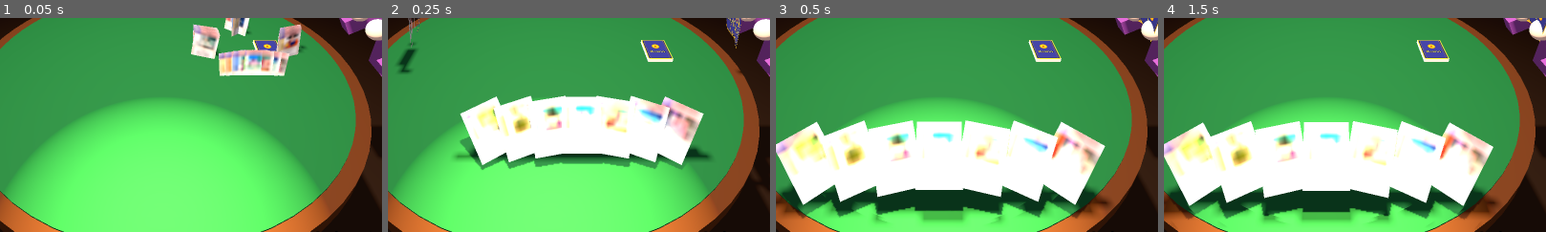
Above: before the commit, frames 1-4 (left to right).
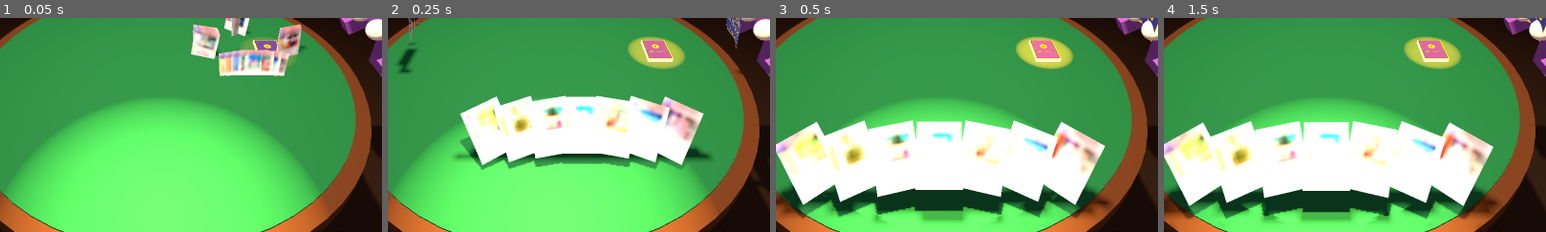
Above: after the commit, the same moments.

Repository: prenouil/DragonballRealms
Game: Godot game, scene res://scenes/main.tscn
Same seed, same stepped clock (60 frames per second), same inputs: the game is played once before the commit and once after it.
Inputs (mouse positions are % of the whole screen's width and height, from its top left):
- Up to frame 1 (0.05 s): no input
- Up to frame 2 (0.25 s): no input
- Up to frame 3 (0.5 s): no input
- Up to frame 4 (1.5 s): move the mouse to (72, 45) at 0.52 s; click (72, 45) at 0.67 s; tap Enter at 1.25 s; drag from (30, 55) to (45, 70) at 1.27 s
The pictures show only the part of the screen within x 29-79%, y 47-97%; the shares and areas given below are measured in that part.

The runs differ from the first frame. In frame 1, 0.6% of the frame differs, in the area x 63-78%, y 3-23%; in frame 2, 1.6%; in frame 3, 1.6%, in the area x 62-78%, y 8-25%; in frame 4, 1.6%.

Commit message:
Lumières orangées sur la pioche et la défausse à ton tour ; main rangée par glisser-déposer, carte piochée à droite
Co-Authored-By: Claude Opus 5.5 <noreply@anthropic.com>

Diff:
--- a/scripts/main.gd
+++ b/scripts/main.gd
@@ -31,6 +31,10 @@
 const HAND_SCALE_WAIT := 0.75   # ta main pendant que les autres jouent...
 const HAND_SCALE_TURN := 1.15   # ...quand c'est à toi
 const PICK_SCALE := 1.6         # carte choisie pour être défaussée (2e clic : défausser)
+const DRAG_THRESHOLD := 8.0      # pixels avant qu'un appui sur une carte de ta main devienne un glisser
+const ACTION_LIGHT_COLOR := Color(1.0, 0.3, 0.0)  # pioche et défausse quand c'est à toi de piocher
+const ACTION_LIGHT_ENERGY := 9.0
+const DISCARD_CENTER := Vector3(0, 0, -0.1)
 const LIGHT_FOLLOW_SPEED := 2.2  # plus c'est bas, plus la lumière de tour est en retard
 const LIGHT_ENERGY_BOT := 5.0    # lumière de tour sur un ordinateur...
 const LIGHT_ENERGY_HUMAN := 1.6  # ...et sur toi (plus douce : tes cartes sont dessous)
@@ -49,6 +53,8 @@
 var seats: Array[Node3D] = []
 var name_labels: Array[Label3D] = []
 var turn_light: SpotLight3D
+var deck_light: SpotLight3D
+var discard_light: SpotLight3D
 var deck_stack: MeshInstance3D
 var _light_pos := Vector3(0, 1.3, 0)
 var _light_goal := Vector3(0, 1.3, 0)
@@ -59,6 +65,13 @@
 var _hovered := -1
 var _selected: Array = []          # cartes choisies (BAB#25)
 var _pick := -1                    # carte de ta main choisie pour être défaussée
+var _hand_order: Array = []        # ordre de ta main (glisser-déposer ; carte piochée à droite)
+var _press_card := -1              # carte de ta main sous le bouton de la souris
+var _press_pos := Vector2.ZERO
+var _dragging := false
+var _drag_index := 0
+var _drag_point := Vector3.ZERO    # position de la carte tirée
+var _hand_spacing := CARD_W
 var _mode := ""                    # "", "baba_take", "baba_drop"
 var _discard_preview := {}         # carte de la main -> score si on la défausse
 var _messages: Array[String] = []
@@ -174,6 +187,24 @@
 	turn_light.visible = false
 	add_child(turn_light)
 
+	# À ton tour de piocher : deux lumières orangées sur la pioche et sur la défausse.
+	deck_light = _action_light(DECK_POS, 6.5)
+	discard_light = _action_light(DISCARD_CENTER, 15.0)
+
+
+func _action_light(target: Vector3, angle: float) -> SpotLight3D:
+	var light := SpotLight3D.new()
+	light.spot_range = 2.0
+	light.spot_angle = angle
+	light.spot_attenuation = 0.2
+	light.spot_angle_attenuation = 0.25  # bord net : une tache bien délimitée
+	light.light_energy = 0.0
+	light.light_color = ACTION_LIGHT_COLOR
+	light.visible = false
+	add_child(light)
+	light.look_at_from_position(target + Vector3(0, 1.1, 0.08), target)
+	return light
+
 
 # Vise le joueur actif : un ordinateur est éclairé avec ses cartes, toi ce sont tes cartes sur la table.
 func _aim_turn_light(p: int) -> void:
@@ -192,7 +223,21 @@
 		turn_light.visible = true
 
 
+# Les lumières de la pioche et de la défausse s'allument en douceur et pulsent légèrement.
+func _update_action_lights(delta: float) -> void:
+	var waiting := game != null and game.current == HUMAN and game.phase == "draw"
+	var pulse := 1.0 + 0.15 * sin(Time.get_ticks_msec() / 1000.0 * TAU * 0.6)
+	var on_deck := waiting and _mode == "" and not game.deck.is_empty()
+	var on_discard := waiting and (_mode == "" or _mode == "baba_take") and not game.discard.is_empty()
+	for pair in [[deck_light, on_deck], [discard_light, on_discard]]:
+		var light: SpotLight3D = pair[0]
+		var goal: float = ACTION_LIGHT_ENERGY * pulse if pair[1] else 0.0
+		light.light_energy = move_toward(light.light_energy, goal, delta * ACTION_LIGHT_ENERGY * 3.0)
+		light.visible = light.light_energy > 0.01
+
+
 func _process(delta: float) -> void:
+	_update_action_lights(delta)
 	if not turn_light.visible:
 		return
 	# La lumière traîne derrière le joueur actif et le rattrape.
@@ -491,17 +536,28 @@
 func _layout() -> void:
 	var placed := {}
 	var over := game.phase == "over"
-	# Main du joueur, triée par famille, en éventail face à la caméra.
+	# Main du joueur, dans l'ordre choisi (glisser-déposer), en éventail face à la caméra.
 	# Petite quand les autres jouent, plus grande quand c'est à toi ; la carte à défausser grandit encore.
-	var hand: Array = _sorted(game.hands[HUMAN])
+	var hand: Array = _human_order()
+	if _dragging and hand.has(_press_card):  # la carte tirée laisse sa place libre là où elle sera posée
+		hand.erase(_press_card)
+		hand.insert(_drag_index, _press_card)
 	var n := hand.size()
 	var big := _hand_big()
 	var s := HAND_SCALE_TURN if big else HAND_SCALE_WAIT
 	var hand_y := 0.15 if big else 0.11
+	_hand_spacing = CARD_W * 0.95 * s
 	for k in n:
 		var id: int = hand[k]
-		var x := (k - (n - 1) / 2.0) * (CARD_W * 0.95) * s
+		var x := (k - (n - 1) / 2.0) * _hand_spacing
 		var pos := Vector3(x, hand_y - absf(x) * 0.08, 0.58)
+		if _dragging and id == _press_card:
+			# Carte tirée : elle suit la souris, devant les autres.
+			pos = _drag_point
+			var b := Basis.looking_at(pos - CAMERA_POS, Vector3.UP).scaled_local(Vector3.ONE * s * 1.1)
+			_targets[id] = Transform3D(b, pos)
+			placed[id] = true
+			continue
 		var lift := 0.0
 		if id == _hovered and _hand_clickable():
 			lift = 0.03
@@ -579,6 +635,11 @@
 			continue
 		if not node.visible:
 			node.visible = true
+		if _dragging and id == _press_card:
+			_kill_tween(node)
+			node.transform = target
+			node.set_meta("target", target)
+			continue
 		_move(node, target, ACTION_MOVE if moved_zone else MOVE_TIME)
 
 
@@ -795,6 +856,71 @@
 func _on_card_input(id: int, event: InputEvent) -> void:
 	if not (event is InputEventMouseButton and event.pressed and event.button_index == MOUSE_BUTTON_LEFT):
 		return
+	if dialog_layer.get_child_count() > 0:
+		return
+	if game.hands[HUMAN].has(id):
+		# Carte de ta main : clic au relâchement, ou glisser-déposer si la souris bouge (voir _input).
+		_press_card = id
+		_press_pos = event.position
+		return
+	_click_card(id)
+
+
+# Ordre de ta main : celui que tu as choisi ; une carte qui arrive se place à droite.
+# Au début de la partie (main toute neuve), les cartes sont triées par famille.
+func _human_order() -> Array:
+	var hand: Array = game.hands[HUMAN]
+	var kept := _hand_order.filter(func(c): return hand.has(c))
+	if kept.is_empty():
+		_hand_order = _sorted(hand)
+	else:
+		_hand_order = kept
+		for c in hand:
+			if not _hand_order.has(c):
+				_hand_order.append(c)
+	return _hand_order.duplicate()
+
+
+# Glisser-déposer pour ranger ta main ; un appui-relâché sans bouger est un clic.
+func _input(event: InputEvent) -> void:
+	if _press_card < 0:
+		return
+	if event is InputEventMouseMotion:
+		if not _dragging and event.position.distance_to(_press_pos) > DRAG_THRESHOLD:
+			_dragging = true
+			_pick = -1
+			_drag_index = _human_order().find(_press_card)
+			zoom_panel.visible = false
+		if _dragging:
+			_update_drag(event.position)
+	elif event is InputEventMouseButton and event.button_index == MOUSE_BUTTON_LEFT and not event.pressed:
+		var id := _press_card
+		_press_card = -1
+		if _dragging:
+			_dragging = false
+			_hand_order.erase(id)
+			_hand_order.insert(_drag_index, id)
+			_layout()
+			_refresh_hud()
+		elif game.hands[HUMAN].has(id):
+			_click_card(id)
+		get_viewport().set_input_as_handled()
+
+
+func _update_drag(mouse: Vector2) -> void:
+	# Point de la souris au niveau de la main (plan vertical z = 0,58).
+	var from := camera.project_ray_origin(mouse)
+	var dir := camera.project_ray_normal(mouse)
+	var hit = Plane(Vector3.BACK, 0.58).intersects_ray(from, dir)
+	if hit == null:
+		return
+	_drag_point = hit - dir * 0.06  # sous la souris, un peu devant les autres cartes
+	var n: int = game.hands[HUMAN].size()
+	_drag_index = clampi(roundi(hit.x / _hand_spacing + (n - 1) / 2.0), 0, n - 1)
+	_layout()
+
+
+func _click_card(id: int) -> void:
 	if dialog_layer.get_child_count() > 0:
 		return
 	if choices.handles(id) and game.hands[HUMAN].has(id):
--- a/tests/screenshot.gd
+++ b/tests/screenshot.gd
@@ -59,9 +59,33 @@
 				_capture()
 		return false
 	_wait -= delta
+	if OS.has_environment("SHOT_DRAG"):
+		_drag(delta)
 	if _wait <= 0.0:
 		_capture()
 	return false
+
+
+# SHOT_DRAG=1 : après 1 s, tire la 1re carte de ta main vers la droite (la capture est prise en plein glisser).
+var _drag_time := 0.0
+var _drag_from := Vector2.ZERO
+
+
+func _drag(delta: float) -> void:
+	var main := current_scene
+	if main == null or not main.get("game") or main.game.hands.is_empty():
+		return
+	_drag_time += delta
+	if _drag_time < 1.0:
+		return
+	if main._press_card < 0:
+		var id: int = main._human_order()[0]
+		main._press_card = id
+		_drag_from = main.camera.unproject_position(main.card_nodes[id].global_position)
+		main._press_pos = _drag_from
+	var motion := InputEventMouseMotion.new()
+	motion.position = _drag_from + Vector2(minf(_drag_time - 1.0, 1.0) * 380.0, -40.0)
+	main._input(motion)
 
 
 func _play() -> void:
@@ -89,14 +113,11 @@
 				drop = c
 				break
 		# Comme le joueur : 1er clic (la carte grandit), puis 2e clic 1 s plus tard (défausse).
-		var click := InputEventMouseButton.new()
-		click.pressed = true
-		click.button_index = MOUSE_BUTTON_LEFT
 		if main._pick != drop:
 			_pick_at = Time.get_ticks_msec()
-			main._on_card_input(drop, click)
+			main._click_card(drop)
 		elif Time.get_ticks_msec() - _pick_at > 1000:
-			main._on_card_input(drop, click)
+			main._click_card(drop)
 
 
 func _on_choice(kind: String, data: Dictionary) -> void:
Not shown, changed: CLAUDE.md
